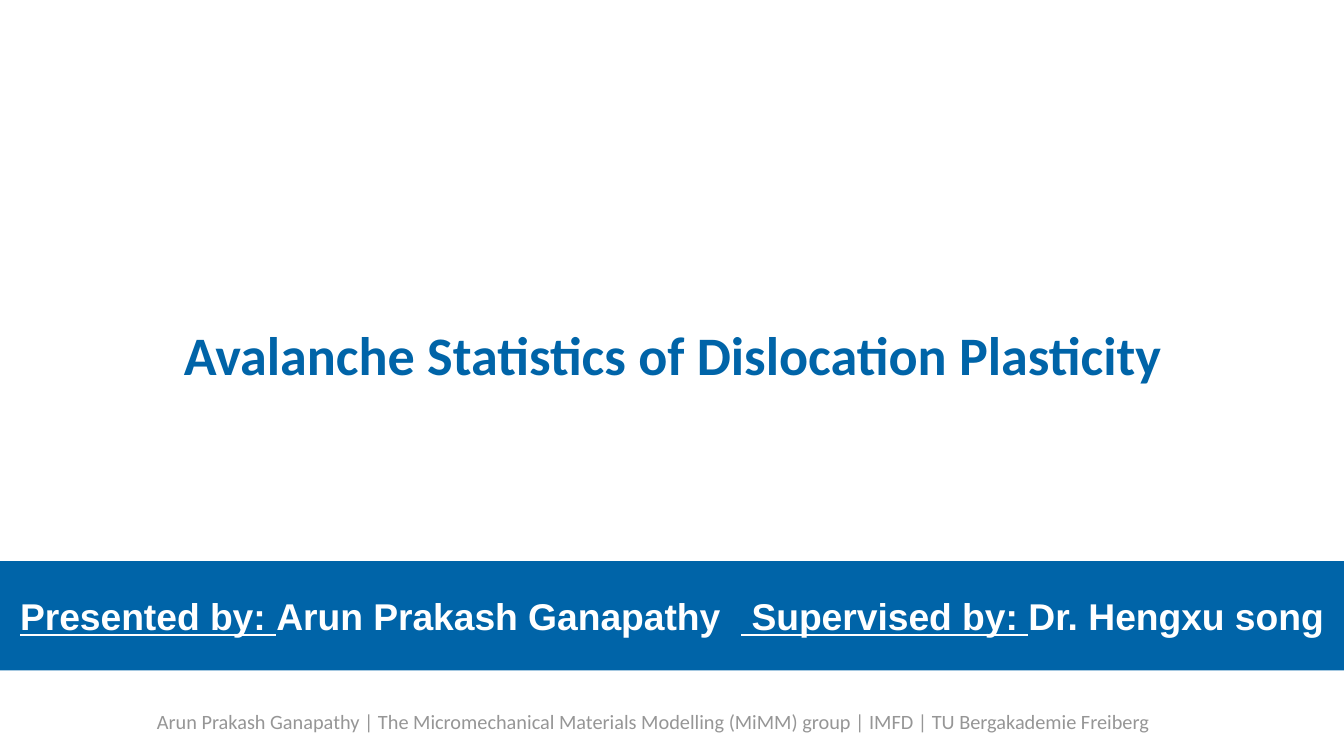
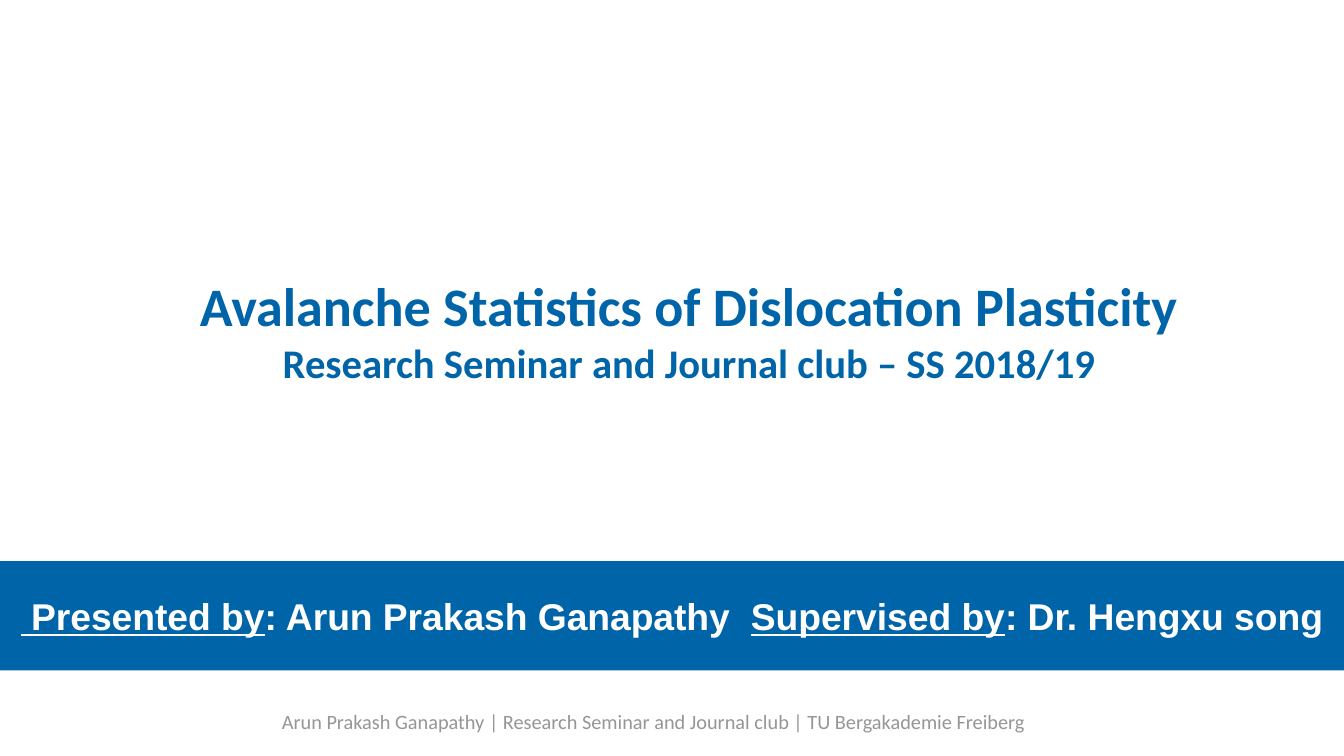
Before and after one commit to ARUN-PRAKASH-95/Journal-club, a slide deck: slide 1 of Presentation/Journalclub.odp. Drawn at 1344x756 pixels with LibreOffice and Linux fonts; fonts in the diff are those of the drawing; background and template pictures are left out. Boxes give left, top, right and bottom in pixels: in the first picture for what was removed or moved away, otherwise in the second. Text is boxed around its words. In the diff, an @@ line names an element or a change of style, - is before the commit and + after.

```diff
--- a/Presentation/Journalclub.odp
+++ b/Presentation/Journalclub.odp
@@ title at (200,288,1177,380): text changed @@
-Avalanche Statistics of Dislocation Plasticity
+Avalanche Statistics of Dislocation Plasticity
+Research Seminar and Journal club – SS 2018/19
@@ subtitle "Presented by: Arun Prakash Ganapathy ..." at (0,561,1344,671): underline off in "by: by:" @@
@@ text at (282,715,1025,733): text changed @@
-Arun Prakash Ganapathy | The Micromechanical Materials Modelling (MiMM) group | IMFD | TU Bergakademie Freiberg
+Arun Prakash Ganapathy | Research Seminar and Journal club | TU Bergakademie Freiberg
```
Also in this commit, not shown: 15 other slides changed, 1 slide added, 1 other file.
